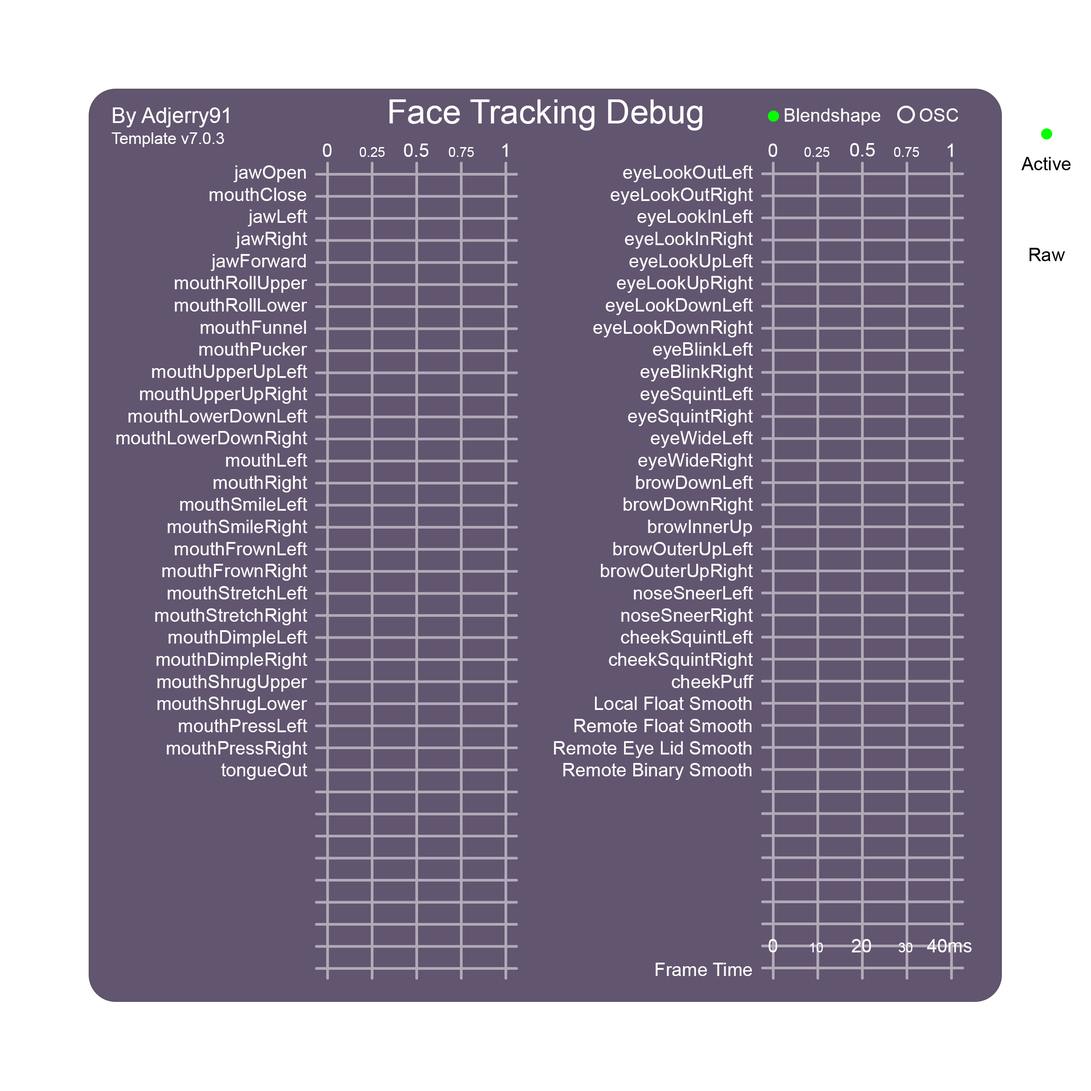
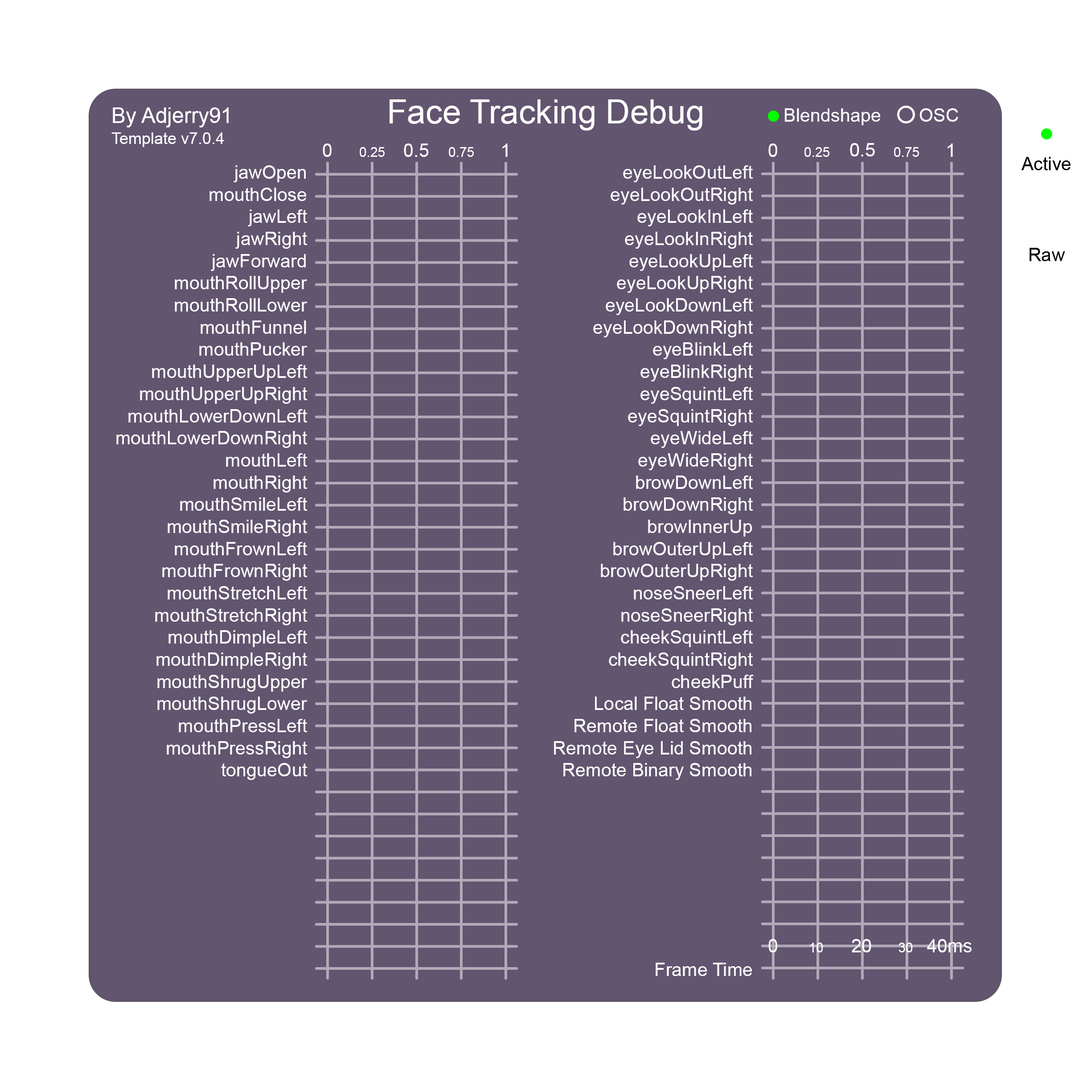
Comparing the layer stacks of the two w=1091, h=1091 images. Changes:
painted on "Template Version" over [left=215, top=132, right=225, bottom=145]
